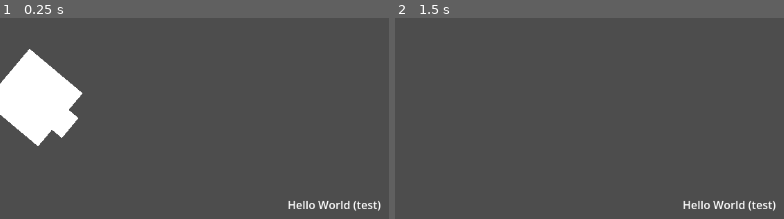
Above: before the commit, frames 1-2 (left to right).
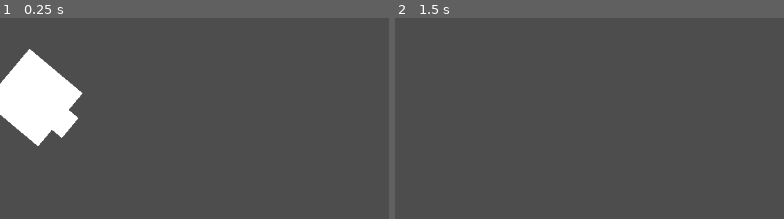
Above: after the commit, the same moments.

Repository: bookworm6/GodsOfPixels
Game: Godot game, scene res://source/main.tscn
Two runs of this game, one before a commit and one after it. Both use one fixed random seed, a clock stepped at 60 frames per second and the inputs below.
Inputs:
- Up to frame 1 (0.25 s): no input
- Up to frame 2 (1.5 s): tap Enter at 0.5 s; hold A (a) 0.53-1.28 s; tap D (d) at 0.8, 1.35 s
The pictures show only the part of the screen within x 13-63%, y 8-58%; the shares and areas given below are measured in that part.

The runs differ from the first frame. In frame 1, 0.5% of the frame differs, in the area x 74-98%, y 91-97%; in frame 2, 0.5%.

Commit message:
Moved code to the source folder

Diff:
--- a/project/source/MAIN.gd
+++ b/project/source/MAIN.gd
@@ -1,7 +1,7 @@
 extends Node
 @onready var bullet = $RigidBody2D
 @onready var Character = $CharacterBody2D
-var bulletBase = preload("res://Bullet.tscn")
+var bulletBase = preload("res://source/Bullet.tscn")
 
 
 # Called when the node enters the scene tree for the first time.
--- a/project/source/main.tscn
+++ b/project/source/main.tscn
@@ -1,9 +1,9 @@
 [gd_scene load_steps=5 format=3 uid="uid://3obgln0pies6"]
 
-[ext_resource type="PackedScene" uid="uid://pbiqg4kwd8po" path="res://Bullet.tscn" id="1_e5oto"]
+[ext_resource type="PackedScene" uid="uid://pbiqg4kwd8po" path="res://source/Bullet.tscn" id="1_e5oto"]
 [ext_resource type="Script" path="res://source/MAIN.gd" id="1_e62wv"]
-[ext_resource type="PackedScene" uid="uid://cmh5cgbjo3ce3" path="res://Player_1.tscn" id="2_hi0ow"]
-[ext_resource type="Script" path="res://Player_1.gd" id="4_su2iw"]
+[ext_resource type="PackedScene" uid="uid://cmh5cgbjo3ce3" path="res://source/Player_1.tscn" id="2_hi0ow"]
+[ext_resource type="Script" path="res://source/Player_1.gd" id="4_su2iw"]
 
 [node name="Main" type="Node"]
 script = ExtResource("1_e62wv")
@@ -19,23 +19,3 @@
 collision_layer = 2
 collision_mask = 2
 script = ExtResource("4_su2iw")
-
-[node name="Control" type="Control" parent="."]
-layout_mode = 3
-anchors_preset = 8
-anchor_left = 0.5
-anchor_top = 0.5
-anchor_right = 0.5
-anchor_bottom = 0.5
-offset_left = -20.0
-offset_top = -20.0
-offset_right = 20.0
-offset_bottom = 20.0
-grow_horizontal = 2
-grow_vertical = 2
-
-[node name="Label" type="Label" parent="Control"]
-layout_mode = 0
-offset_right = 40.0
-offset_bottom = 23.0
-text = "Hello World (test)"
Renamed: project/Bullet.tscn -> project/source/Bullet.tscn
Renamed: project/Player_1.gd -> project/source/Player_1.gd
Renamed: project/Player_1.tscn -> project/source/Player_1.tscn
